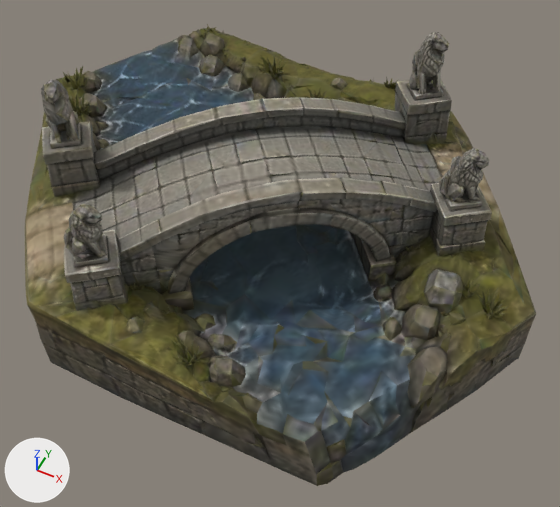
Renders of the glTF model godot/assets/meshy/war/bridge.glb from each side of a commit.
One viewpoint serves both versions: a 50 mm camera at (1.06, -1.95, 2.16) aimed at (0.18, -0.19, -0.05). Lighting does not change. The marker at lower left points along +X, +Y and +Z. The first picture is the older version. Vertices at exactly the same position are counted once.

Script lines for the objects in view, before the commit:
```python
me_mesh_0 = bpy.data.meshes.new('Mesh_0')
me_mesh_0.from_pydata(...)  # 4064 vertices, 8046 faces; spans x -1.13..1.12, y -0.89..0.89, z -0.27..0.63
me_mesh_0.materials.append(mat_material_0)  # picture img_image_0
ob_mesh_0 = bpy.data.objects.new('Mesh_0', me_mesh_0)
ob_mesh_0.location = (0.0, 0.0, 0.0)
```
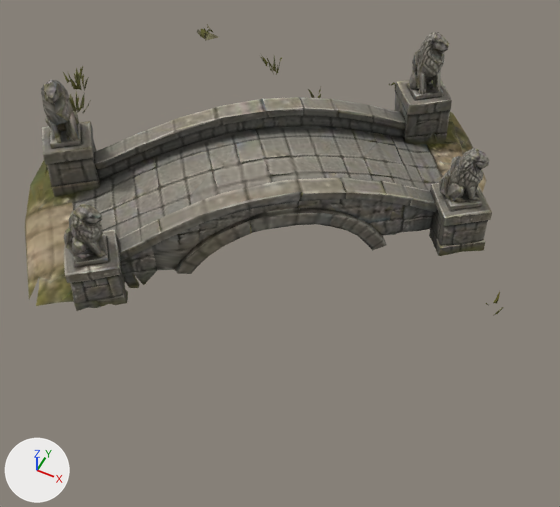
Boxes [x1, y1, x2, y2] around the edits, measured in the pictures (560 x 507 px):
'Mesh_0', reshaped (6% narrower, 37% shorter): before [25, 24, 536, 486]; after [25, 24, 504, 315]
part 1 of me_mesh_0, deleted: before [25, 27, 536, 486]

The change, as a diff of the scene's bpy script:
```diff
--- a/godot/assets/meshy/war/bridge.glb.py
+++ b/godot/assets/meshy/war/bridge.glb.py
@@ me_mesh_0 @@
 # used by ob_mesh_0; location = (0.0, 0.0, 0.0)
-me_mesh_0.from_pydata(...)  # 4064 vertices, 8046 faces; spans x -1.13..1.12, y -0.89..0.89, z -0.27..0.63
+me_mesh_0.from_pydata(...)  # 1922 vertices, 3481 faces; spans x -1.08..1.02, y -0.88..0.83, z 0.04..0.63
+# me_mesh_0 part 1: 2142 vertices removed from x -1.13..1.12, y -0.89..0.89, z -0.27..0.12
 me_mesh_0.materials.append(mat_material_0)
```
